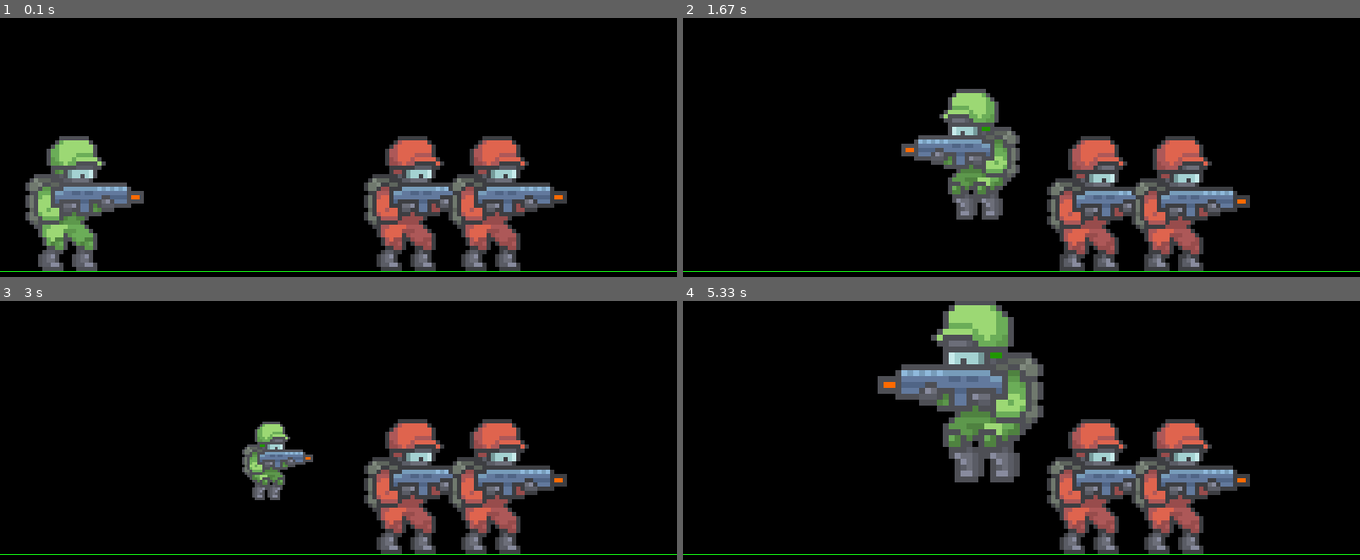
Above: before the commit, frames 1-4 (two rows, left to right).
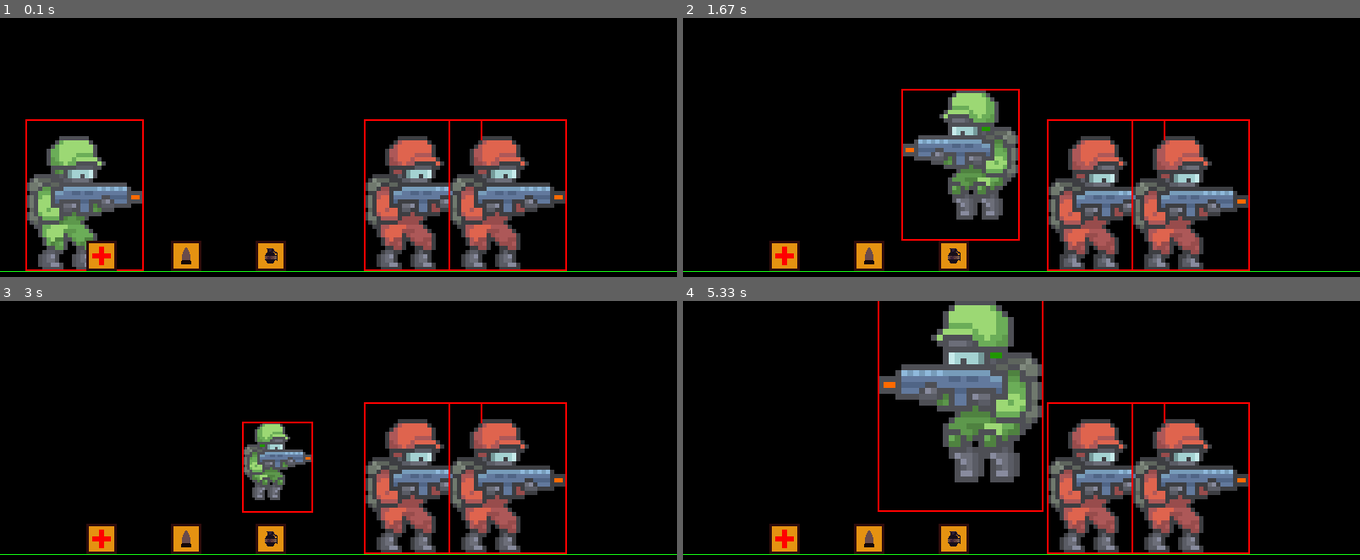
Above: after the commit, the same moments.

Repository: olibark/ALEVEL
Game: pygame game, started from PyGame/PART2ON/main.py
The game is run twice, just before and just after one commit, with the same random seed, the same clock (stepped at 60 frames per second) and the same inputs.
Inputs:
- Up to frame 1 (0.1 s): no input
- Up to frame 2 (1.67 s): hold D 0.33-0.8 s; hold D 0.83-1.3 s; tap Space at 0.9, 1.2, 1.4 s; tap Shift at 0.98 s; hold A from 1.33 s (still down); tap Ctrl at 1.48 s
- Up to frame 3 (3 s): tap Space at 1.7, 1.97, 2.27, 2.4, 2.7 s; release A at 1.87 s; hold A 1.9-2.3 s; hold D 2.33-2.97 s; tap Shift at 2.48 s
- Up to frame 4 (5.33 s): tap J at 3 s; hold A 3.33-3.8 s; tap Space at 3.4, 3.7, 3.9, 4.2, 4.4, 4.7, 4.9, 5.2 s; hold D 3.83-4.3 s; tap Shift at 3.98 s; hold D 4.33-4.8 s; tap Ctrl at 4.48 s; hold A from 4.83 s (still down)

The runs differ from the first frame. In frame 1, 2.9% of the frame differs, in the area x 3-84%, y 39-98%; in frame 2, 2.9%; in frame 3, 2.7%; in frame 4, 3.0%, in the area x 12-84%, y 0-98%.

Commit message:
commit for the night, broken mechanics but logic is good

Diff:
--- a/PyGame/PART2ON/constants.py
+++ b/PyGame/PART2ON/constants.py
@@ -12,12 +12,23 @@
 
 running = True
 movingLeft = False
+
 movingRight = False
 bulletImg = None
 grenadeImage = None
 explosionImage = None
+ammoBoxImage = None
+grenadeBoxImage = None
+healthBoxImage = None
+
 shooting = False
 grenading = False
 grenadeThrown = False
-explosionScale = 6
+explosionScale = 4
 explosionSpeed = 7
+
+itemBoxes = {
+    'ammo': ammoBoxImage,
+    'grenade': grenadeBoxImage,
+    'health': healthBoxImage
+}
--- a/PyGame/PART2ON/init.py
+++ b/PyGame/PART2ON/init.py
@@ -1,6 +1,7 @@
 import pygame, os
 import constants as c
 import player as pl
+import items as it
 
 BACKGROUND = (0, 0, 0)
 GREEN = (20, 255, 20)
@@ -21,12 +22,29 @@
     c.bulletImg = pygame.image.load(os.path.join(os.path.dirname(os.path.abspath(__file__)), 'img', 'icons', 'bullet.png')).convert_alpha()
     c.grenadeImage = pygame.image.load(os.path.join(os.path.dirname(os.path.abspath(__file__)), 'img', 'icons', 'grenade.png')).convert_alpha()
     c.explosionImage = pygame.image.load(os.path.join(os.path.dirname(os.path.abspath(__file__)), 'img', 'explosion', 'exp1.png')).convert_alpha()
+    c.ammoBoxImage = pygame.image.load(os.path.join(os.path.dirname(os.path.abspath(__file__)), 'img', 'icons', 'ammo_box.png')).convert_alpha()
+    c.grenadeBoxImage = pygame.image.load(os.path.join(os.path.dirname(os.path.abspath(__file__)), 'img', 'icons', 'grenade_box.png')).convert_alpha()
+    c.healthBoxImage = pygame.image.load(os.path.join(os.path.dirname(os.path.abspath(__file__)), 'img', 'icons', 'health_box.png')).convert_alpha()
 
-    pygame.display.set_caption("Game Window")
+    c.itemBoxes = {
+        'ammo': c.ammoBoxImage,
+        'grenade': c.grenadeBoxImage,
+        'health': c.healthBoxImage,
+    }
+
+
+    pygame.display.set_caption("Shooter")
     print(f"Game initialized with dimensions: {c.WIDTH}x{c.HEIGHT}")
 
     #(char_type, x, y, scale, speed, ammo, grenades)
     player = pl.Player('player', **stats['player'])
+
+    itemBox = it.Item('health', 100, c.GROUND - 40, player)
+    it.itemBoxGroup.add(itemBox)
+    itemBox = it.Item('ammo', 200, c.GROUND - 40, player)
+    it.itemBoxGroup.add(itemBox)
+    itemBox = it.Item('grenade', 300, c.GROUND - 40, player)
+    it.itemBoxGroup.add(itemBox)
 
     enemies = [
         pl.Player('enemy', **stats['enemy']),
--- /dev/null
+++ b/PyGame/PART2ON/items.py
@@ -0,0 +1,24 @@
+import pygame, os
+import constants as c
+
+class Item(pygame.sprite.Sprite):
+    def __init__(self,itemType, x, y, player):
+        pygame.sprite.Sprite.__init__(self)
+        self.itemType = itemType
+        self.image = c.itemBoxes[self.itemType]
+        self.rect = self.image.get_rect()
+        self.rect.midtop = (x + c.TILESIZE //2, y + (c.TILESIZE - self.image.get_height()))
+
+    def update(self, player):
+        if pygame.sprite.collide_rect(self, player):
+            #check box
+            if self.itemType == 'health':
+                player.health +=25
+            elif self.itemType == 'grenade':
+                player.grenades += 3
+            elif self.itemType == 'ammo':
+                player.ammo += 10
+
+
+
+itemBoxGroup = pygame.sprite.Group()
--- a/PyGame/PART2ON/loop.py
+++ b/PyGame/PART2ON/loop.py
@@ -2,6 +2,7 @@
 import constants as c
 import bullet as b
 import grenade as g
+import items as it
 
 def main_loop(player, enemyGroup, screen):
     init.drawBG(screen, init.BACKGROUND)  # draw background
@@ -25,10 +26,12 @@
     b.bulletGroup.update(player, enemyGroup)
     g.grenadeGroup.update(player, enemyGroup)
     g.explosionGroup.update(player, enemyGroup)  # <-- keep args to deliver damage once
-
+    it.itemBoxGroup.update(player)
+    #draw
     b.bulletGroup.draw(screen)
     g.grenadeGroup.draw(screen)
     g.explosionGroup.draw(screen)
+    it.itemBoxGroup.draw(screen)
 
     if player.alive:
         if c.shooting:
--- a/PyGame/PART2ON/main.py
+++ b/PyGame/PART2ON/main.py
@@ -9,5 +9,3 @@
     loop.main_loop(player, enemyGroup, screen) #main loopaa
 
 pygame.quit()
-
-print("clean exit")
--- a/PyGame/PART2ON/player.py
+++ b/PyGame/PART2ON/player.py
@@ -93,6 +93,8 @@
 
     def draw(self, screen ):
         screen.blit(pygame.transform.flip(self.image, self.flip, False), self.rect)
+        #draw rect
+        pygame.draw.rect(screen, (255, 0, 0), self.rect, 2)
 
     def setScale(self, scale):
 
@@ -161,7 +163,7 @@
             self.updateTime = pygame.time.get_ticks()
 
     def shoot(self):
-        if self.shotCooldown <= 0:
+        if self.shotCooldown <= 0 and self.ammo > 10:
             self.shotCooldown = 10 # Cooldown time in frames ( 1/3 of second )
             bullet = b.Bullet(
                 self.rect.centerx + (0.6 * self.rect.size[0] * self.direction),
@@ -169,6 +171,8 @@
                 self.direction,
                 self)
             b.bulletGroup.add(bullet)
+            self.ammo -= 1
+            print(f"Ammo left: {self.ammo}")
 
     def update(self):
         self.checkAlive()
